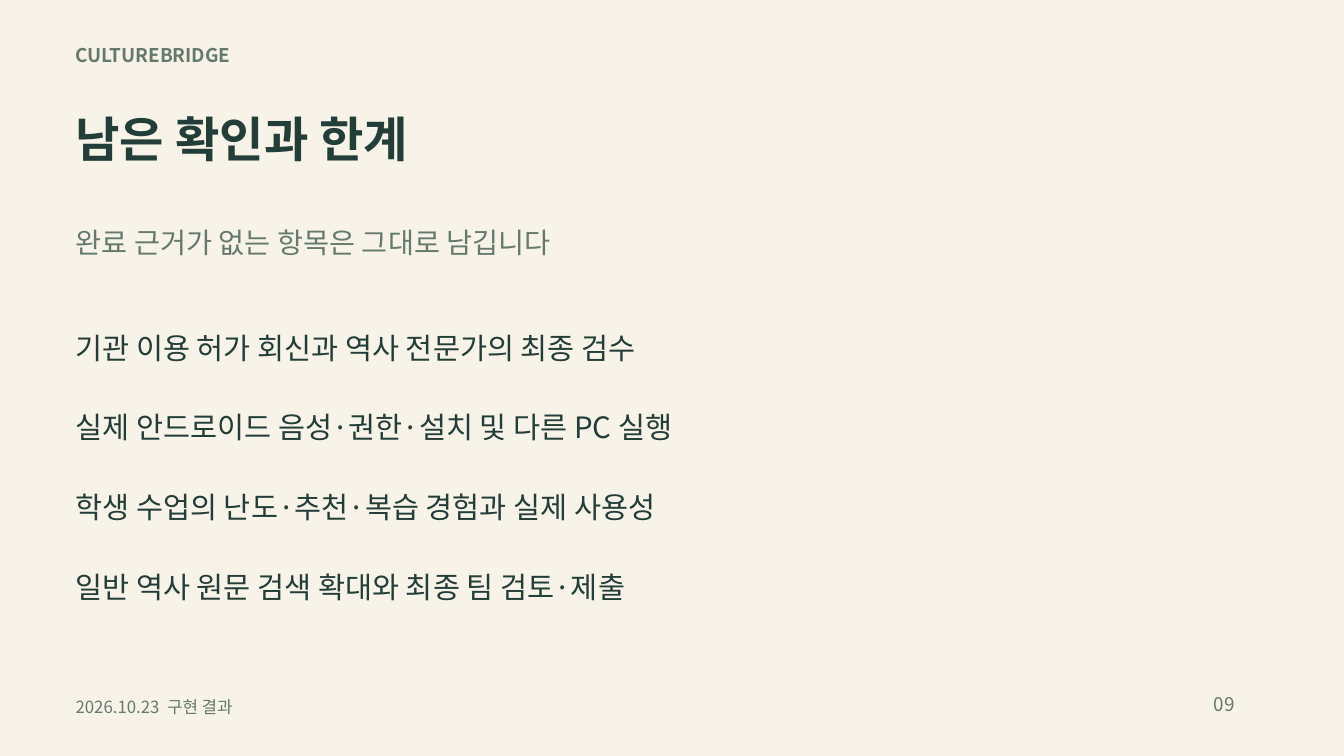
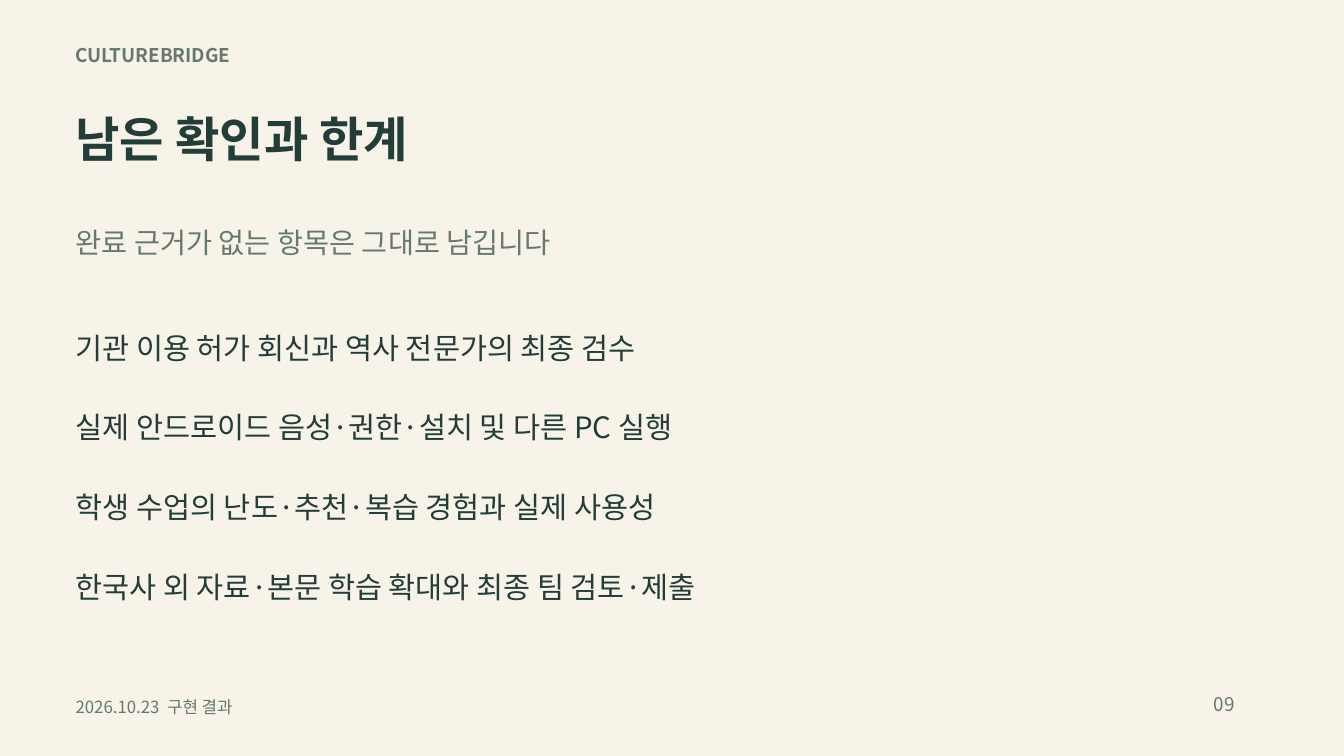
Before and after one commit to sangyeop12/culturebridge, a slide deck: slide 9 of docs/CultureBridge_구현결과_발표_2026-10-23.pptx. Drawn at 1344x756 pixels with LibreOffice and Linux fonts; fonts in the diff are those of the drawing. Boxes give left, top, right and bottom in pixels: in the first picture for what was removed or moved away, otherwise in the second. Text is boxed around its words. In the diff, an @@ line names an element or a change of style, - is before the commit and + after.

```diff
--- a/docs/CultureBridge_구현결과_발표_2026-10-23.pptx
+++ b/docs/CultureBridge_구현결과_발표_2026-10-23.pptx
@@ text at (x1=76, y1=573, x2=696, y2=601): text changed @@
-일반 역사 원문 검색 확대와 최종 팀 검토·제출
+한국사 외 자료·본문 학습 확대와 최종 팀 검토·제출
```
Also in this commit, not shown: 1 other slide changed, 22 other files.
